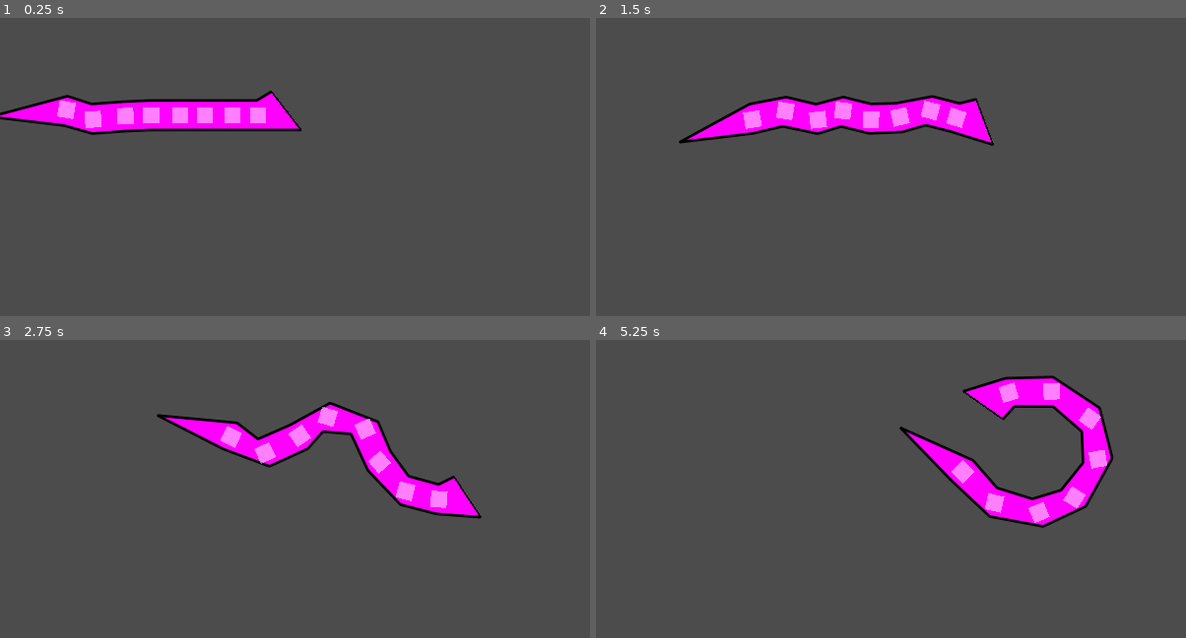
Above: before the commit, frames 1-4 (two rows, left to right).
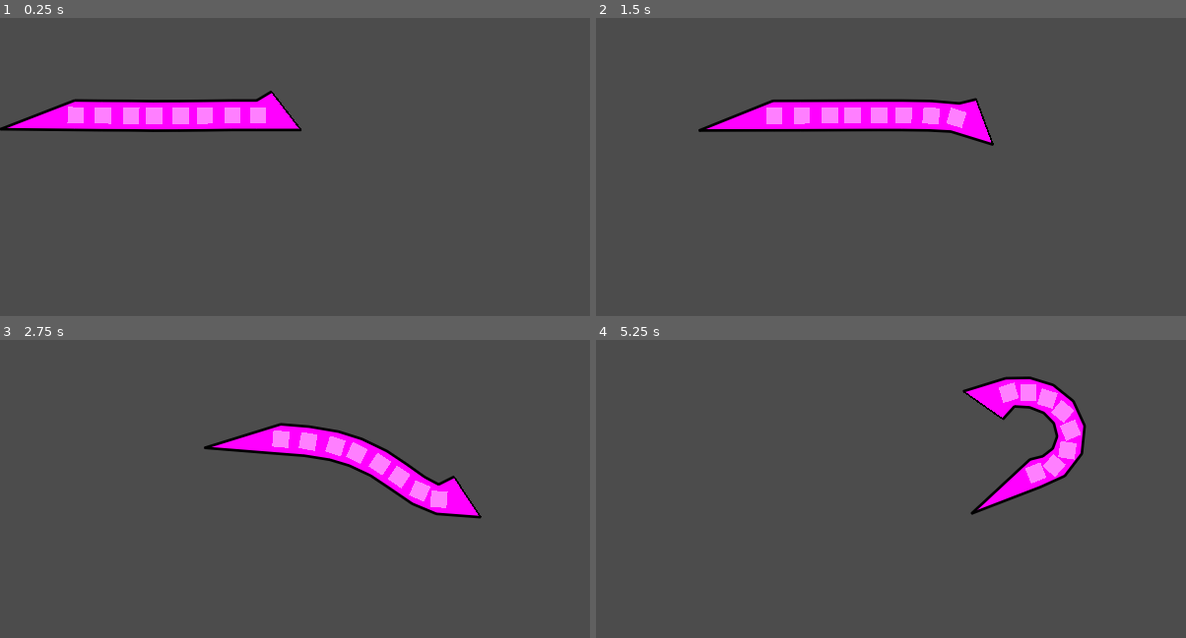
Above: after the commit, the same moments.

Repository: elektito/wyrmsim
Game: Godot game, scene res://World.tscn
Two runs of this game, one before a commit and one after it. Both use one fixed random seed, a clock stepped at 60 frames per second and the inputs below. The engine's default icon, where the game draws it, is replaced by a stand-in: a white triangle on a blue panel in a dark square.
Inputs:
- Up to frame 1 (0.25 s): no input
- Up to frame 2 (1.5 s): hold D (right) 0.53-1.28 s; hold S (down) from 1.28 s (still down)
- Up to frame 3 (2.75 s): release S (down) at 2.03 s; hold D (right) from 2.03 s (still down)
- Up to frame 4 (5.25 s): release D (right) at 2.78 s; hold W (up) 2.78-3.53 s; hold A (left) 3.53-5.03 s; hold S (down) from 5.03 s (still down)

The runs differ from the first frame. In frame 1, 1.9% of the frame differs, in the area x 0-38%, y 25-40%; in frame 2, 3.0%; in frame 3, 5.0%; in frame 4, 7.1%, in the area x 51-88%, y 11-64%.

Commit message:
Target the leading node's actual position
This seems to look better.

Diff:
--- a/Segment.gd
+++ b/Segment.gd
@@ -8,8 +8,6 @@
 
 var leading_node : Node2D = null
 var original_distance := 0.0
-var last_pos
-var last_dir
 
 func _ready():
 	if leading_segment:
@@ -27,9 +25,6 @@
 		follower_movement(delta)
 	else:
 		leader_movement(delta)
-	if last_pos != null:
-		last_dir = (global_position - last_pos).normalized()
-	last_pos = global_position
 
 
 func leader_movement(delta):
@@ -39,8 +34,7 @@
 
 
 func follower_movement(delta):
-	var leader_dir = leading_node.get_direction()
-	var target_pos : Vector2 = leading_node.global_position - original_distance * leader_dir
+	var target_pos : Vector2 = leading_node.global_position
 	var linear_velocity = (target_pos - global_position) / delta
 	linear_velocity = linear_velocity.clamped(leading_node.speed * 1.0)
 
@@ -65,10 +59,3 @@
 	$target.global_position = target_pos
 	$target_line.points[0] = to_local($target.global_position)
 	$target_line.points[1] = to_local(global_position)
-
-
-func get_direction() -> Vector2:
-	if last_dir == null:
-		return Vector2.RIGHT.rotated(global_rotation)
-	else:
-		return last_dir
